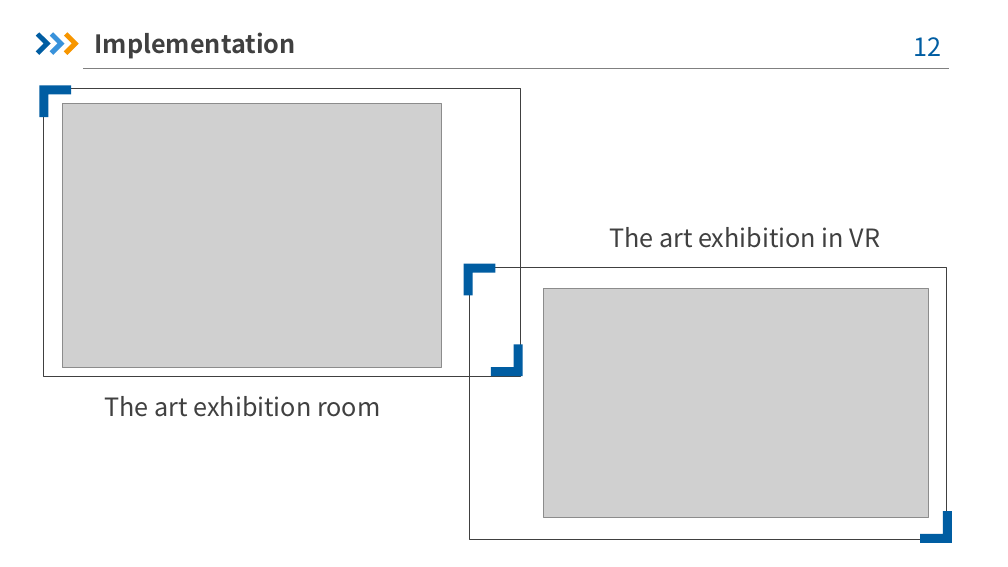
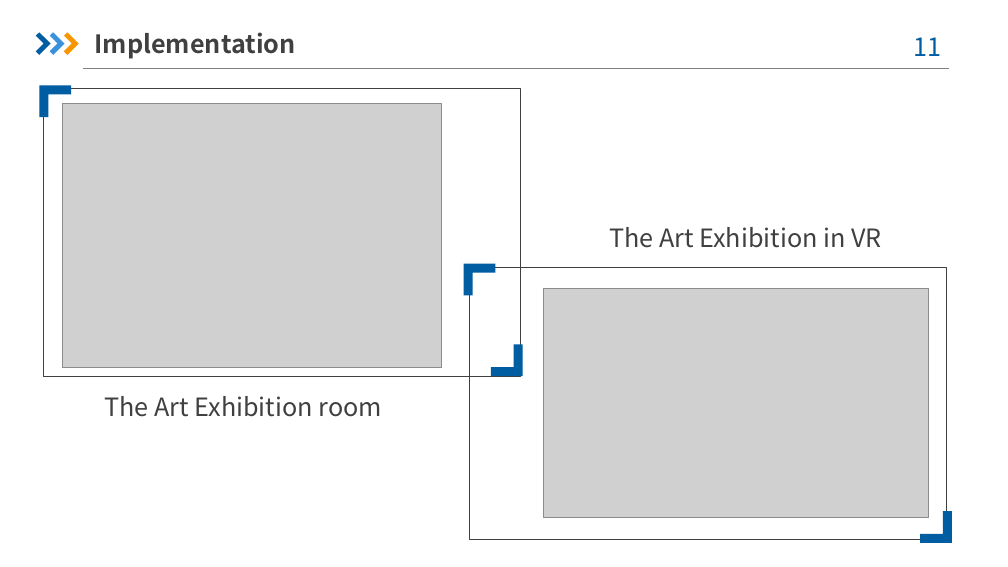
Before and after one commit to duanxiaoyun/PhD-thesis-, a slide deck: slide 11 of Development and Evaluation of Mixed Reality Educational Applications.pptx (slide 12 before the commit). Drawn at 1008x567 pixels with LibreOffice and Linux fonts; fonts in the diff are those of the drawing; grey boxes stand for pictures; background and template pictures are left out. Boxes give left, top, right and bottom in pixels: in the first picture for what was removed or moved away, otherwise in the second. Text is boxed around its words. In the diff, an @@ line names an element or a change of style, - is before the commit and + after.

```diff
--- a/Development and Evaluation of Mixed Reality Educational Applications.pptx
+++ b/Development and Evaluation of Mixed Reality Educational Applications.pptx
@@ page number at bbox=[913, 37, 941, 56]: text changed @@
-12
+11
@@ text at bbox=[609, 227, 881, 248]: text changed @@
-The art exhibition in VR
+The Art Exhibition in VR
@@ text at bbox=[104, 396, 382, 417]: text changed @@
-The art exhibition room
+The Art Exhibition room
```
Also in this commit, not shown: 4 other slides changed, 1 slide removed, 16 other files.
